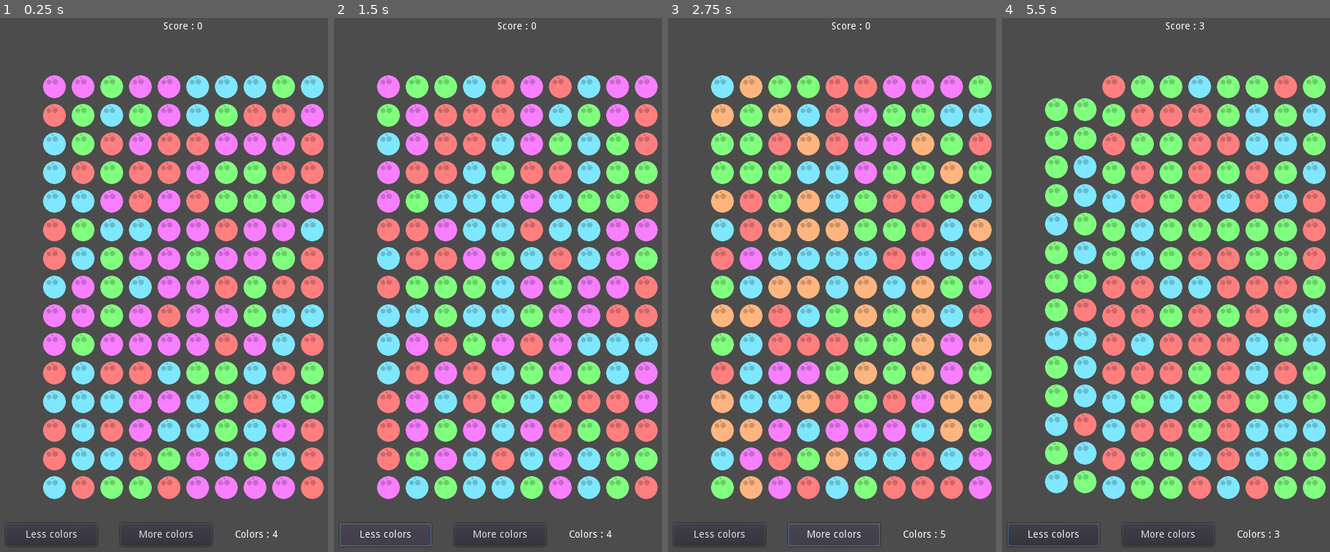
Above: before the commit, frames 1-4 (left to right).
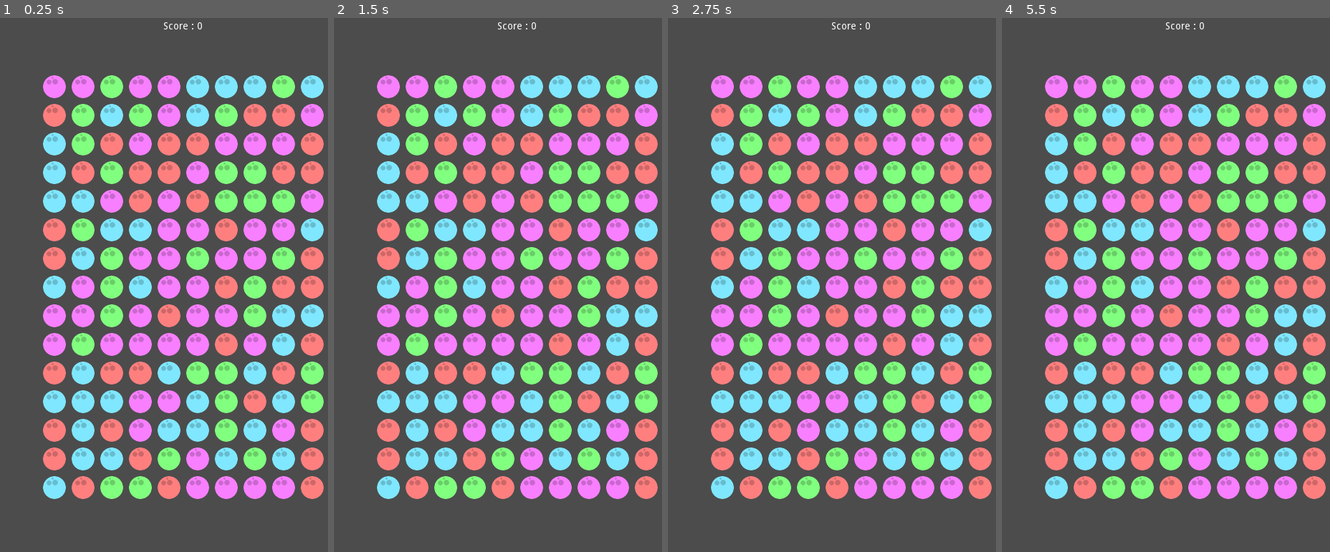
Above: after the commit, the same moments.

Repository: orion78fr/godot-explosivo
Game: Godot game, scene res://Root.tscn
Same seed, same stepped clock (60 frames per second), same inputs: the game is played once before the commit and once after it.
Inputs (mouse positions are in pixels of both pictures, inside the frame that each line leads up to):
- Up to frame 1 (0.25 s): no input
- Up to frame 2 (1.5 s): click (501, 535) at 0.5 s, where only the run before the commit has a clickable "More colors"; click (386, 535) at 1.25 s, where only the run before the commit has a clickable "Less colors"
- Up to frame 3 (2.75 s): click (835, 535) at 2 s, where only the run before the commit has a clickable "More colors"
- Up to frame 4 (5.5 s): click (1054, 535) at 2.75 s, where only the run before the commit has a clickable "Less colors"; click (1169, 535) at 3.5 s, where only the run before the commit has a clickable "More colors"; click (1054, 535) at 4.25 s, where only the run before the commit has a clickable "Less colors"; tap Enter at 5 s; move the mouse to (1057, 487) at 5.02 s; click (1057, 487) at 5.17 s

The runs differ from the first frame. In frame 1, 0.3% of the frame differs, in the area x 3-85%, y 95-99%; in frame 2, 28%; in frame 3, 30%; in frame 4, 30%, in the area x 1-99%, y 0-99%.

Commit message:
Some refactoring

Diff:
--- a/Ball.gd
+++ b/Ball.gd
@@ -1,12 +1,8 @@
 extends Sprite
 
-var X_SIZE = -1
-var Y_SIZE = -1
-
-var X_OFFSET = -1
-var Y_OFFSET = -1
-
-var BALL_SIZE = -1
+const X_SIZE = 10
+const Y_SIZE = 15
+const BALL_SIZE = 40
 
 var color = null;
 var x = -1;
@@ -18,19 +14,13 @@
 const GRAVITY = 10
 
 func _ready():
-	X_SIZE = get_parent().X_SIZE
-	Y_SIZE = get_parent().Y_SIZE
-	X_OFFSET = get_parent().X_OFFSET
-	Y_OFFSET = get_parent().Y_OFFSET
-	BALL_SIZE = get_parent().BALL_SIZE
-
-	self.position = Vector2(X_OFFSET + x * BALL_SIZE, Y_OFFSET + (Y_SIZE - 1 - y) * BALL_SIZE)
+	self.position = Vector2(x * BALL_SIZE, (Y_SIZE - 1 - y) * BALL_SIZE)
 	self.expected_position = position
 
 func set_coords(x, y):
 	self.x = x;
 	self.y = y;
-	self.expected_position = Vector2(X_OFFSET + x * BALL_SIZE, Y_OFFSET + (Y_SIZE - 1 - y) * BALL_SIZE)
+	self.expected_position = Vector2(x * BALL_SIZE, (Y_SIZE - 1 - y) * BALL_SIZE)
 
 func set_color(color, color_id):
 	self.modulate = color
--- a/Board.gd
+++ b/Board.gd
@@ -1,4 +1,4 @@
-extends Node
+extends Node2D
 
 const X_SIZE = 10
 const Y_SIZE = 15
@@ -26,17 +26,21 @@
 onready var score = $"../Score"
 onready var game_over_screen = $"../Game Over Screen"
 
+onready var y_safe_area = OS.get_window_safe_area().position.y
+
 # Move things
 func set_sizes():
-	var window_size = Vector2(X_OFFSET * 2 + (X_SIZE-1) * BALL_SIZE, Y_OFFSET * 2 + (Y_SIZE-1) * BALL_SIZE)
-	print(window_size)
+	var window_size = Vector2(X_OFFSET * 2 + (X_SIZE-1) * BALL_SIZE, Y_OFFSET * 2 + (Y_SIZE-1) * BALL_SIZE + y_safe_area)
 	OS.set_window_size(window_size)
+
 	score.rect_size.x = window_size.x
-	score.rect_position.y = OS.get_window_safe_area().position.y
+	score.rect_position.y = y_safe_area
+	position.x = X_OFFSET
+	position.y = Y_OFFSET + y_safe_area
 
-	$"More colors".rect_position.y = window_size.y - 50
-	$"Less colors".rect_position.y = window_size.y - 50
-	$"Color number label".rect_position.y = window_size.y - 50
+	$"More colors".rect_position.y = window_size.y - Y_OFFSET / 2
+	$"Less colors".rect_position.y = window_size.y - Y_OFFSET / 2
+	$"Color number label".rect_position.y = window_size.y - Y_OFFSET / 2
 
 func _ready():
 	set_sizes()
--- a/Root.tscn
+++ b/Root.tscn
@@ -12,7 +12,7 @@
 
 [node name="Root" type="Node2D"]
 
-[node name="Board" type="Node" parent="."]
+[node name="Board" type="Node2D" parent="."]
 script = ExtResource( 1 )
 
 [node name="More colors" type="Button" parent="Board"]
Not shown: 2 places in Ball.tscn that only renumber resources
